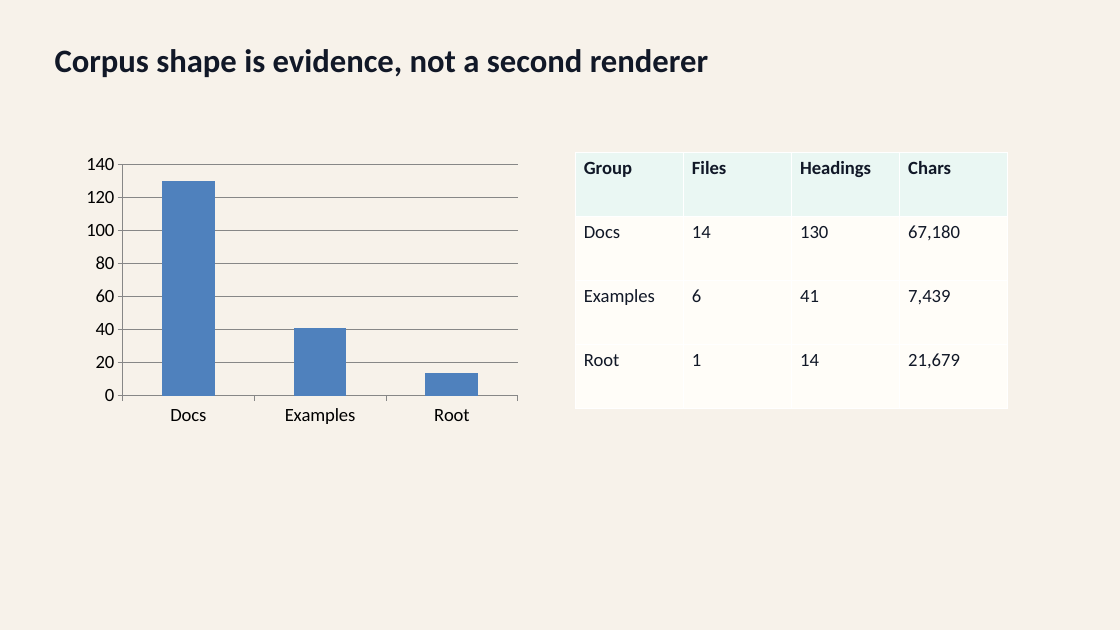
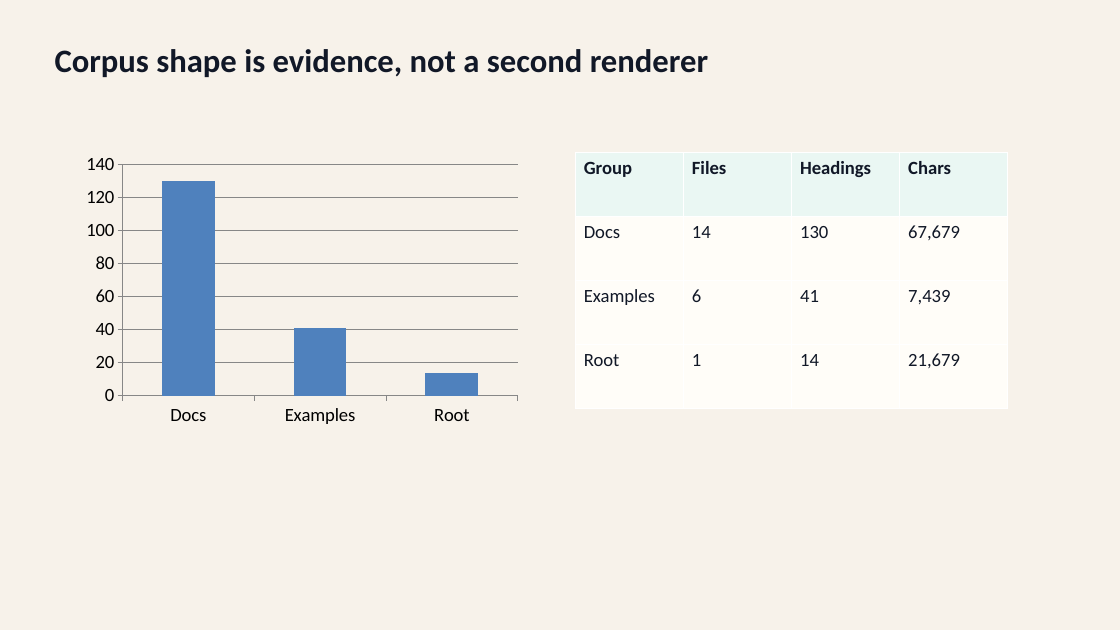
Before and after one commit to ch040602/mdpr-skill, a slide deck: slide 8 of artifacts/mdpr-vs-skill/mdpr-skill-result.pptx. Drawn at 1120x630 pixels with LibreOffice and Linux fonts; fonts in the diff are those of the drawing. Boxes give left, top, right and bottom in pixels: in the first picture for what was removed or moved away, otherwise in the second. Text is boxed around its words. In the diff, an @@ line names an element or a change of style, - is before the commit and + after.

```diff
--- a/artifacts/mdpr-vs-skill/mdpr-skill-result.pptx
+++ b/artifacts/mdpr-vs-skill/mdpr-skill-result.pptx
@@ table at (576,153,1009,409) @@
-row 2, column 4: 67,180
+row 2, column 4: 67,679
```
Also in this commit, not shown: 2 other slides changed, 12 other files.
